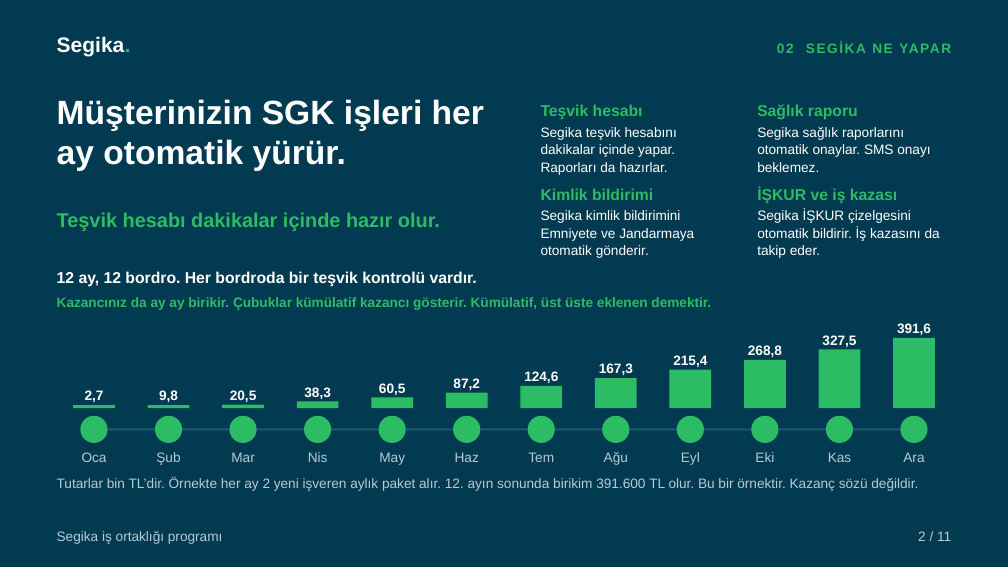
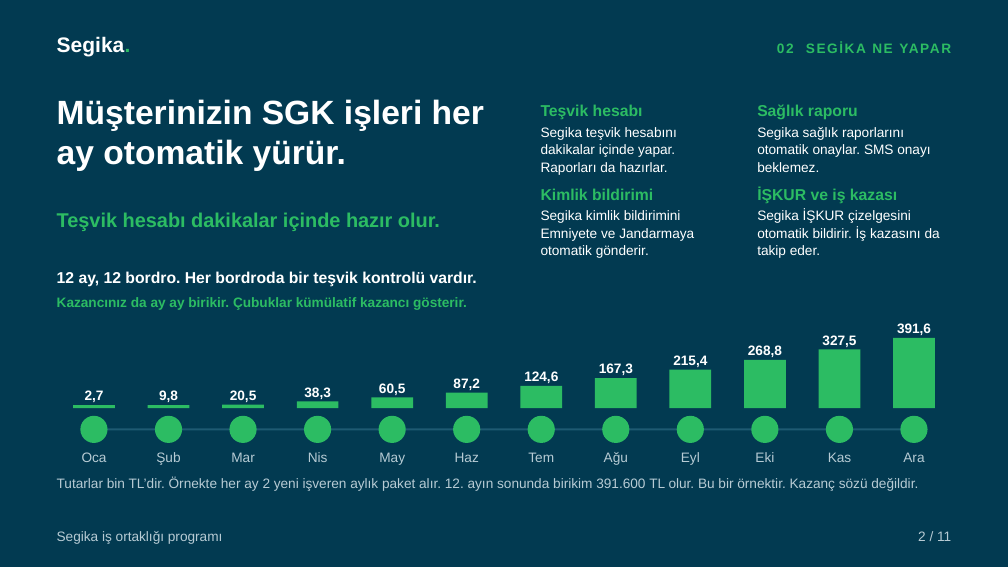
Before and after one commit to karacaismail/19ekim, a slide deck: slide 2 of public/indir/segika/segika-is-ortakligi-sunum.pptx. Drawn at 1008x567 pixels with LibreOffice and Linux fonts; fonts in the diff are those of the drawing. Boxes give left, top, right and bottom in pixels: in the first picture for what was removed or moved away, otherwise in the second. Text is boxed around its words. In the diff, an @@ line names an element or a change of style, - is before the commit and + after.

Commit message:
Segika belgelerinden kümülatif tanım cümlesini kaldır
Kümülatif kelimesinin tanımını veren cümle belgelerden çıktı. Denetim bu cümlenin geri gelmesini engeller.

```diff
--- a/public/indir/segika/segika-is-ortakligi-sunum.pptx
+++ b/public/indir/segika/segika-is-ortakligi-sunum.pptx
@@ text at (x1=57, y1=297, x2=467, y2=310): text changed @@
-Kazancınız da ay ay birikir. Çubuklar kümülatif kazancı gösterir. Kümülatif, üst üste eklenen demektir.
+Kazancınız da ay ay birikir. Çubuklar kümülatif kazancı gösterir.
```
Also in this commit, not shown: 1 other slide changed, 14 other files.
